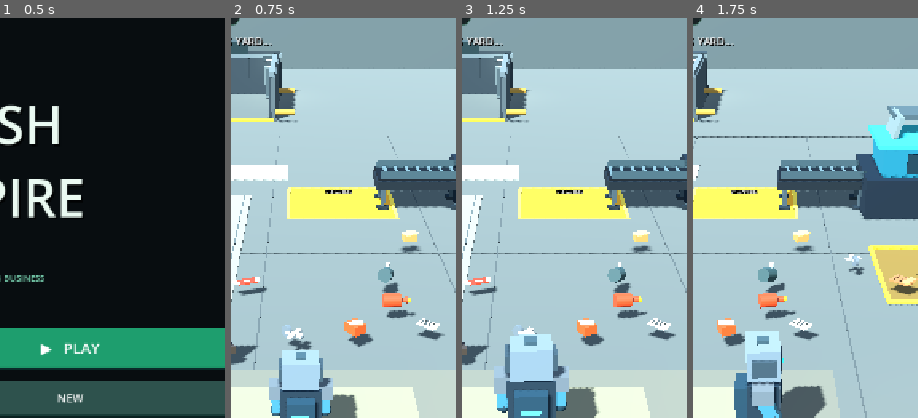
Above: before the commit, frames 1-4 (left to right).
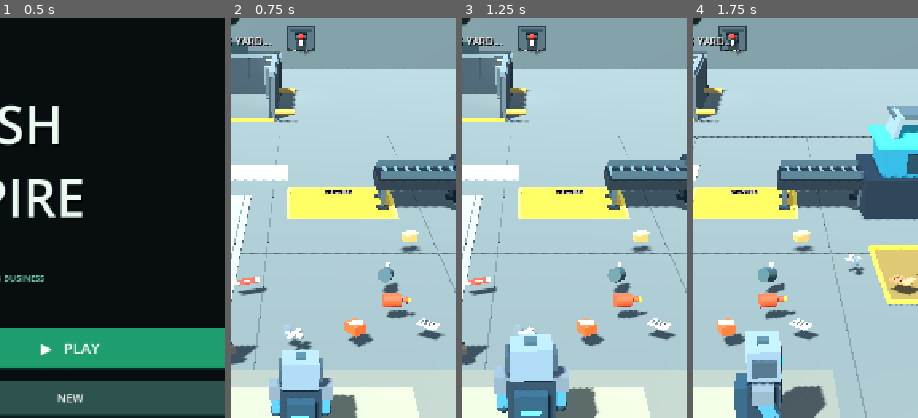
Above: after the commit, the same moments.

Repository: zekainstabot/trash-empire
Game: Godot game, scene res://Scenes/Main.tscn
The game is run twice, just before and just after one commit, with the same random seed, the same clock (stepped at 60 frames per second) and the same inputs.
Inputs (mouse positions are % of the whole screen's width and height, from its top left):
- Up to frame 1 (0.5 s): no input
- Up to frame 2 (0.75 s): click "▶ PLAY" at 0.5 s
- Up to frame 3 (1.25 s): no input
- Up to frame 4 (1.75 s): move the mouse to (72, 45) at 1.27 s; hold D (move_right) from 1.28 s (still down); click (72, 45) at 1.42 s
The pictures show only the part of the screen within x 34-84%, y 8-58%; the shares and areas given below are measured in that part.

Frame 1 is identical in both runs. In frame 2, 0.8% of the frame differs, in the area x 24-38%, y 2-9%; in frame 3, 0.8%; in frame 4, 0.8%.

Commit message:
Mount trash respawn lever on front-facing back wall

Diff:
--- a/Scripts/main.gd
+++ b/Scripts/main.gd
@@ -297,7 +297,8 @@
 
 	_create_expansion_zone()
 	_refresh_expansion_world_button()
-	refill_world_button = _create_gear_refill_button(Vector3(15.30, 1.72, -4.25), Callable(self, "_refill_first_district"))
+	refill_world_button = _create_gear_refill_button(Vector3(0.0, 2.0, -35.20), Callable(self, "_refill_first_district"))
+	refill_world_button.rotation_degrees.y = 90.0
 	_build_factory_expansion()
 	_refresh_factory_upgrade_button()
 
